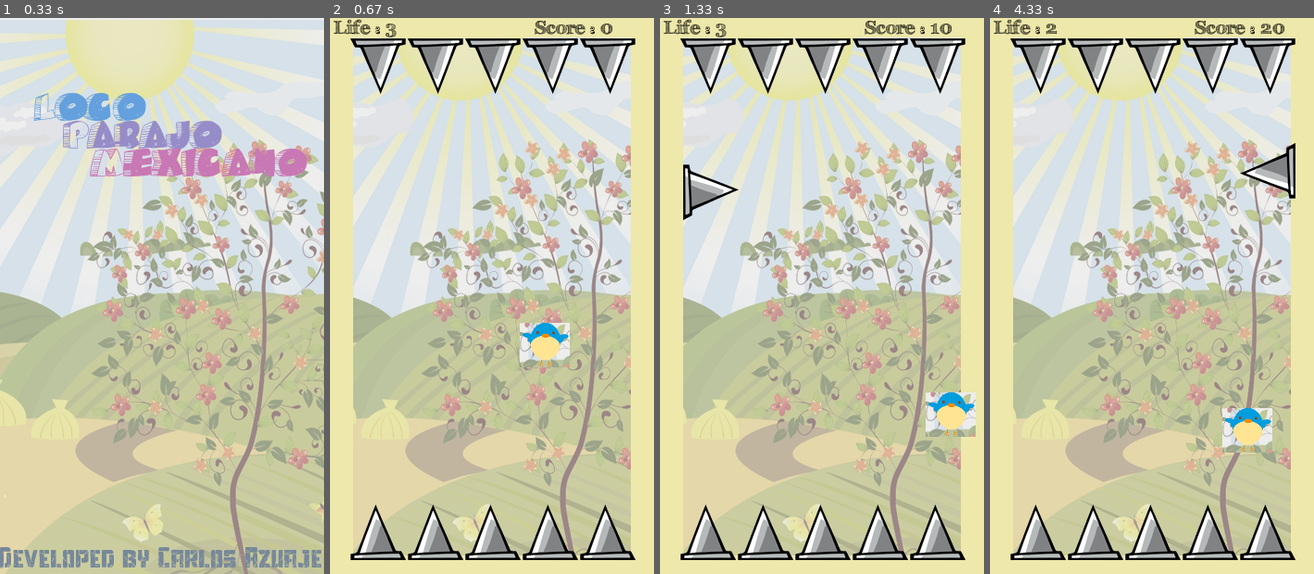
Above: before the commit, frames 1-4 (left to right).
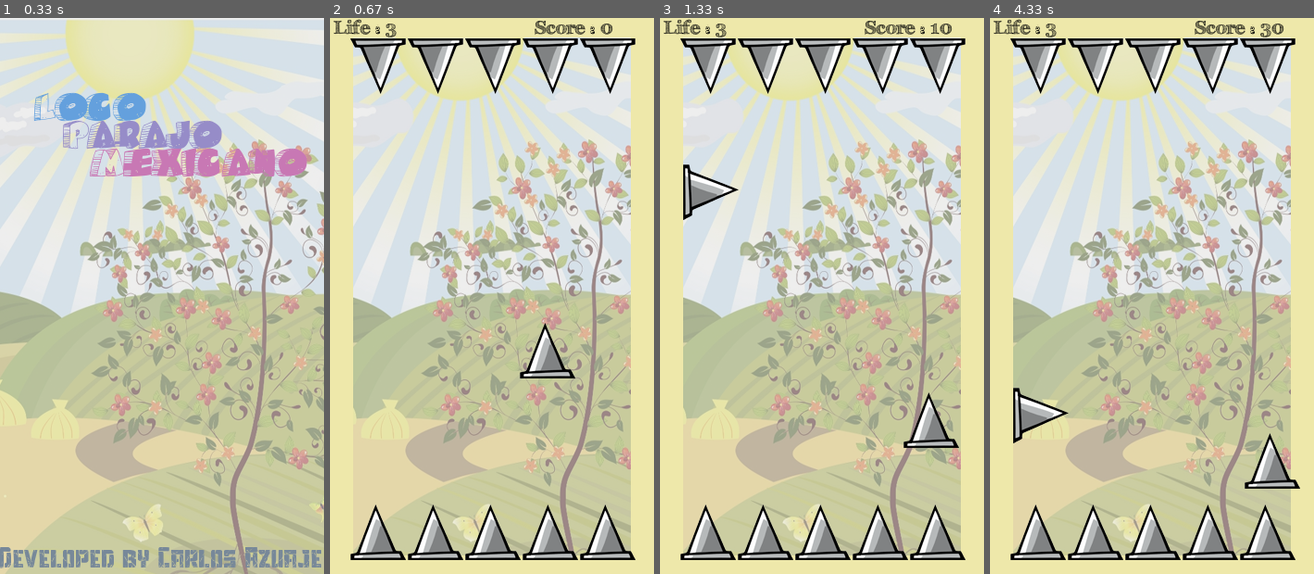
Above: after the commit, the same moments.

Repository: CharlyJazz/Pygame-Dont-touch-the-Spike
Game: pygame game, started from Main.py
The game is run twice, just before and just after one commit, with the same random seed, the same clock (stepped at 60 frames per second) and the same inputs.
Inputs:
- Up to frame 1 (0.33 s): no input
- Up to frame 2 (0.67 s): tap Space at 0.33 s
- Up to frame 3 (1.33 s): tap Space at 0.67, 1.07 s
- Up to frame 4 (4.33 s): tap Space at 1.37, 1.57, 1.9, 2.2, 2.4, 2.7, 2.97, 3.3, 3.6, 3.73, 4.13 s

Frame 1 is identical in both runs. In frame 2, 1.5% of the frame differs, in the area x 58-76%, y 54-65%; in frame 3, 1.6%; in frame 4, 3.5%, in the area x 7-96%, y 1-85%.

Commit message:
add mask to bird

Diff:
--- a/Bird.py
+++ b/Bird.py
@@ -7,13 +7,15 @@
 class Bird(pygame.sprite.Sprite):
     def __init__(self, x, y, vel):
         self.vel = vel
-        self.sprite = pygame.image.load(bird)
-        self.rect = self.sprite.get_rect()
+        self.image = pygame.image.load(spike)
+        self.rect = self.image.get_rect()
         self.rect.x = x
         self.rect.y = y
         self.gravity = 0.3
         self.game_status = game_on
         self.jump_sound = pygame.mixer.Sound(jump)
+        self.mask = pygame.mask.from_surface(self.image)
+        self.jump_sound.set_volume(0.1)
 
     def get_rect(self):
         return self.rect
@@ -22,7 +24,7 @@
         return self.rect.x, self.rect.y
 
     def draw(self, screen):
-        screen.blit(self.sprite, [self.rect.x, self.rect.y])
+        screen.blit(self.image, [self.rect.x, self.rect.y])
 
     def moving(self):
         self.rect.x += self.vel[0]
@@ -67,8 +69,6 @@
         self.vel[0] = 3
 
     def update(self, screen):
-        self.jump_sound.set_volume(0.1)
         self.draw(screen)
         self.moving()
         self.keydown()
-        self.get_rect()
